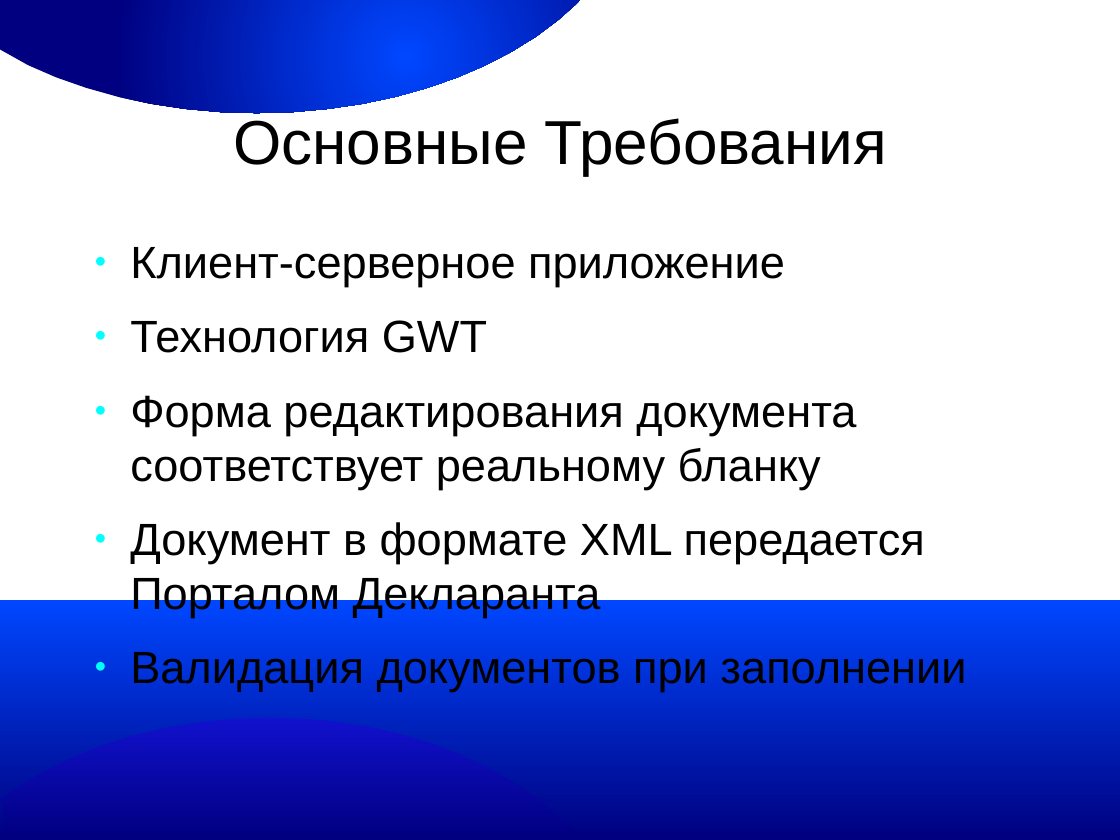
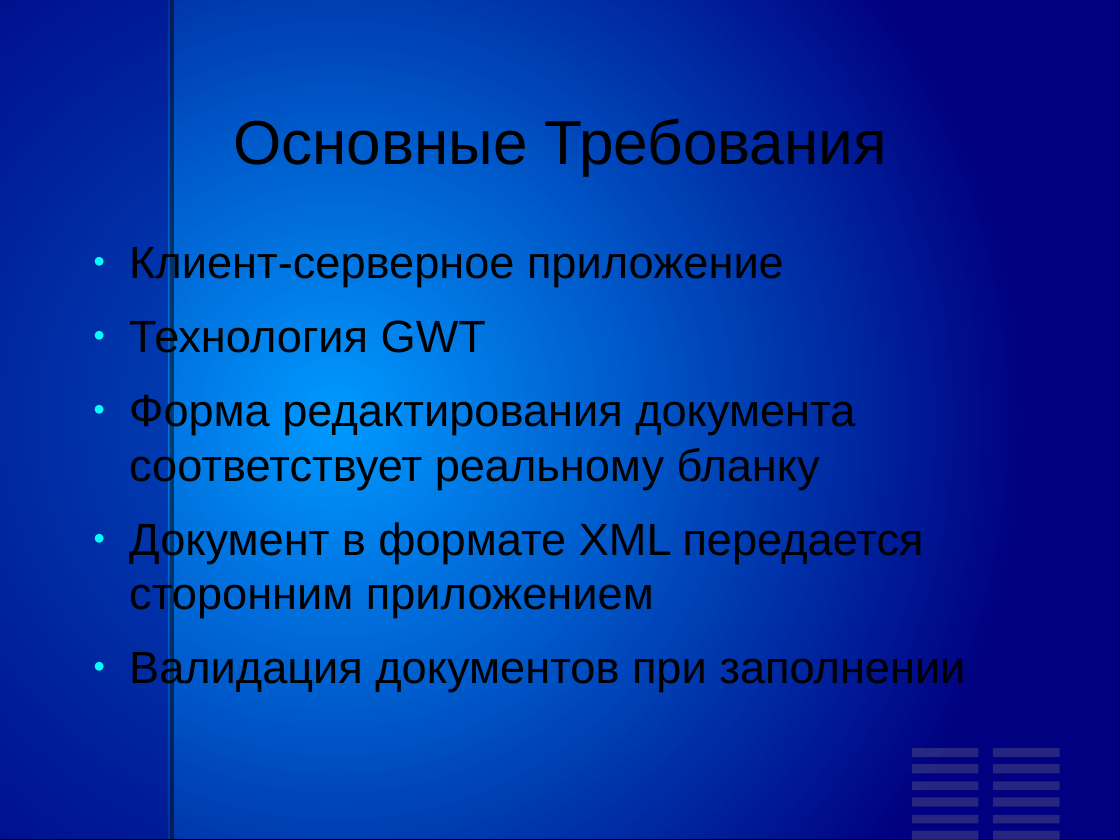
Before and after one commit to aeremenok/a-team-777, a slide deck: slide 3 of diploma/eav/diploma/demo.odp. Drawn at 1120x840 pixels with LibreOffice and Linux fonts; fonts in the diff are those of the drawing. Boxes give left, top, right and bottom in pixels: in the first picture for what was removed or moved away, otherwise in the second. Text is boxed around its words. In the diff, an @@ line names an element or a change of style, - is before the commit and + after.

```diff
--- a/diploma/eav/diploma/demo.odp
+++ b/diploma/eav/diploma/demo.odp
@@ freeform shape removed at <box>0,0,580,113</box> @@
@@ rectangle added at <box>0,0,1120,840</box>, fill gradient #0099FF to #000080, outline #000000 0 pt @@
@@ rectangle added at <box>0,0,169,840</box>, fill #000080 at 50% opacity @@
@@ rectangle added at <box>170,0,174,840</box>, fill #000000 at 50% opacity @@
@@ text at <box>129,519,924,618</box>: text changed @@
-● Документ в формате XML передается Порталом Декларанта
+● Документ в формате XML передается сторонним приложением
@@ rectangle removed at <box>0,601,1120,840</box> @@
@@ freeform shape removed at <box>0,718,582,839</box> @@
@@ rectangle added at <box>913,748,980,757</box>, fill #808080 at 30% opacity @@
@@ rectangle added at <box>993,748,1060,757</box>, fill #808080 at 30% opacity @@
@@ rectangle added at <box>913,764,980,773</box>, fill #808080 at 30% opacity @@
@@ rectangle added at <box>993,764,1060,773</box>, fill #808080 at 30% opacity @@
@@ rectangle added at <box>913,798,980,807</box>, fill #808080 at 30% opacity @@
@@ rectangle added at <box>913,782,980,791</box>, fill #808080 at 30% opacity @@
@@ rectangle added at <box>993,798,1060,807</box>, fill #808080 at 30% opacity @@
@@ rectangle added at <box>993,782,1060,791</box>, fill #808080 at 30% opacity @@
@@ rectangle added at <box>913,831,980,840</box>, fill #808080 at 30% opacity @@
@@ rectangle added at <box>913,815,980,824</box>, fill #808080 at 30% opacity @@
@@ rectangle added at <box>993,831,1060,840</box>, fill #808080 at 30% opacity @@
@@ rectangle added at <box>993,815,1060,824</box>, fill #808080 at 30% opacity @@
```
Also in this commit, not shown: 12 other slides changed, 4 slides added.
